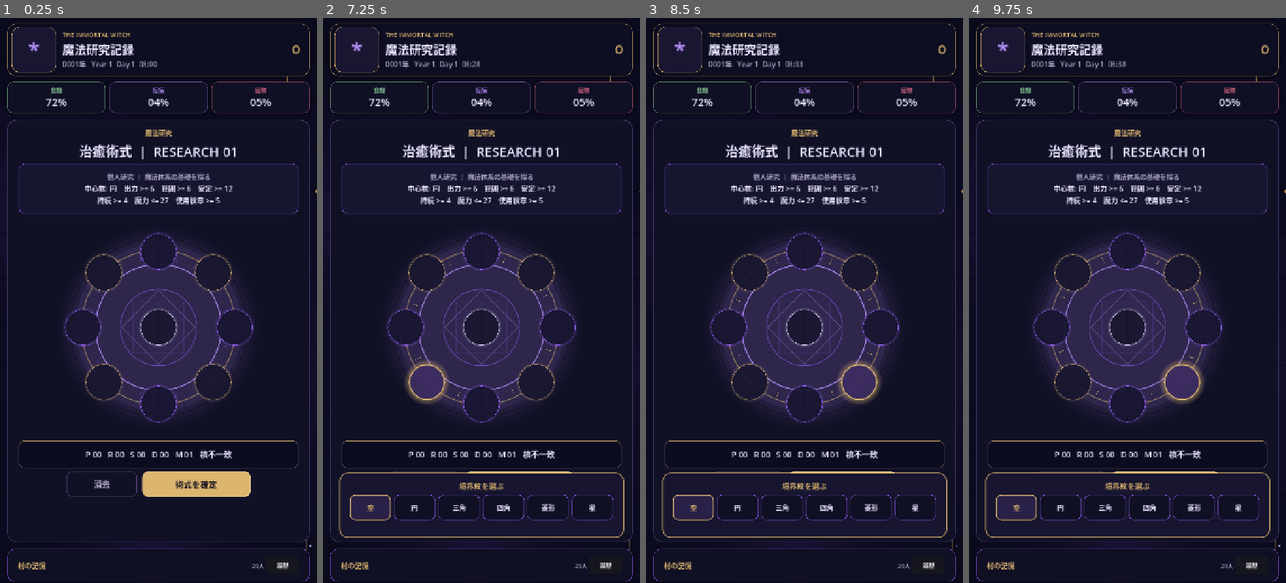
Above: before the commit, frames 1-4 (left to right).
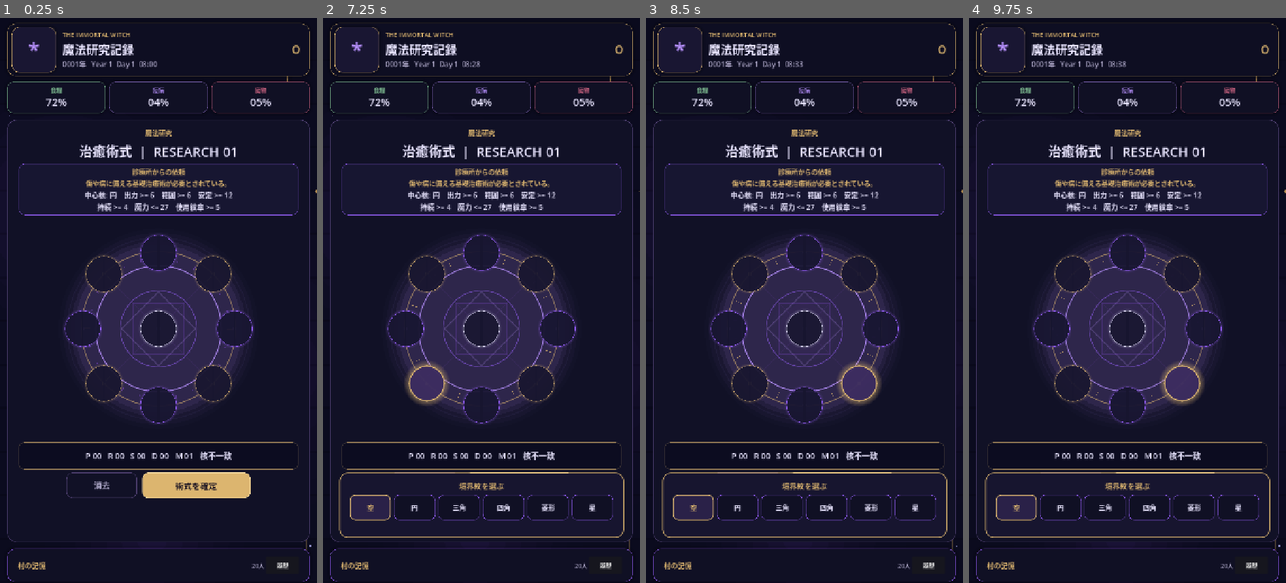
Above: after the commit, the same moments.

Repository: kei060538-commits/VillageGame
Game: Godot game, scene res://scenes/main.tscn
Same seed, same stepped clock (60 frames per second), same inputs: the game is played once before the commit and once after it.
Inputs (mouse positions are in pixels of both pictures, inside the frame that each line leads up to):
- Up to frame 1 (0.25 s): no input
- Up to frame 2 (7.25 s): click (427, 272) at 0.52 s; click (481, 249) at 1.27 s; click (481, 255) at 2.02 s; click (535, 272) at 2.77 s; click (405, 328) at 3.52 s; click (481, 328) at 4.27 s; click (557, 328) at 5.02 s; click (427, 379) at 5.77 s; click (427, 385) at 6.52 s
- Up to frame 3 (8.5 s): click (804, 402) at 7.27 s; click (858, 379) at 8.02 s
- Up to frame 4 (9.75 s): click (1181, 385) at 8.77 s; click "消去" at 9.5 s

The runs differ from the first frame. In frame 1, 5.6% of the frame differs, in the area x 5-95%, y 26-85%; in frame 2, 5.2%; in frame 3, 5.2%; in frame 4, 5.2%.

Commit message:
Drive research challenges from village conditions

Diff:
--- a/scripts/main.gd
+++ b/scripts/main.gd
@@ -1,6 +1,7 @@
 extends Node2D
 
 const ARCANE_BACKGROUND := preload("res://scripts/ui/arcane_background.gd")
+const RESEARCH_REQUEST_PLANNER := preload("res://scripts/systems/research_request_planner.gd")
 
 const INK := Color("e9e5ff")
 const MUTED := Color("aaa4c4")
@@ -206,6 +207,7 @@
     research_panel.z_index = 10
     safe_root.add_child(research_panel)
     research_panel.research_completed.connect(_on_research_completed)
+    research_panel.set_village_request(_current_research_request())
 
 func _build_chronicle() -> void:
     chronicle_card = PanelContainer.new()
@@ -351,9 +353,20 @@
         "The immortal witch returned from the tower after %d years of research." % years_spent,
         clock.get_day(), clock.get_minute_of_day(), "history"
     )
+    research_panel.set_village_request(_current_research_request(), false)
     _show_return_overlay(years_spent, field_name)
     _refresh_village_pulse()
     _refresh_event_log({})
+
+func _current_research_request() -> Dictionary:
+    var level: int = 0 if research_panel == null else int(research_panel.research_level)
+    return RESEARCH_REQUEST_PLANNER.choose_request(
+        village.food_security,
+        village.disease_pressure,
+        village.monster_threat,
+        village.magic_fields,
+        level
+    )
 
 func _show_return_overlay(years_spent: int, field_name: String) -> void:
     if not _japanese_ui_enabled():
